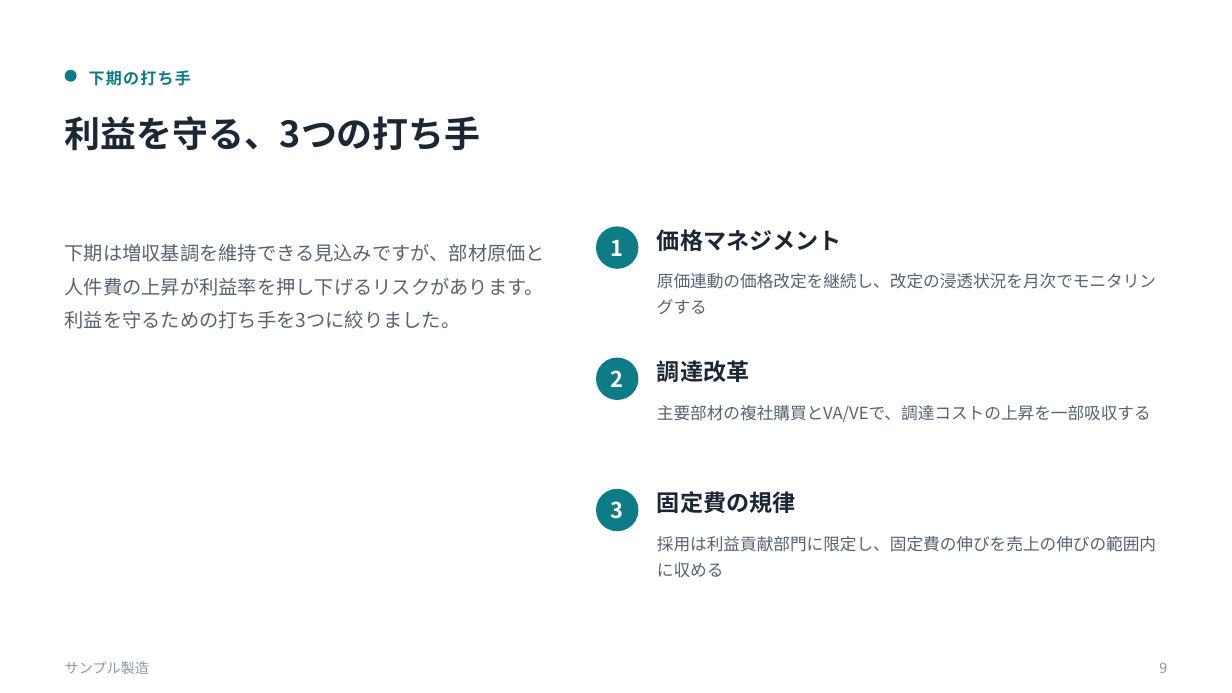
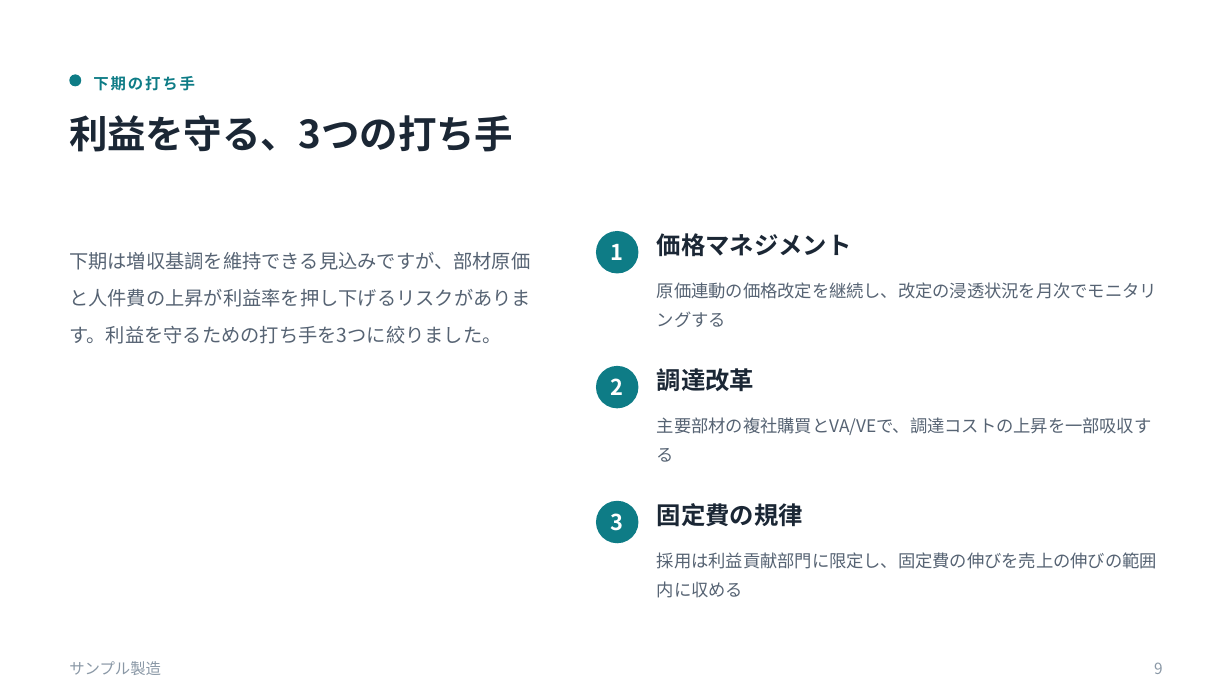
Before and after one commit to daikichi-lab/design-system-plugin, a slide deck: slide 9 of pptx-creation-plugin/examples/financial-analysis/out/deck.pptx. Drawn at 1232x693 pixels with LibreOffice and Linux fonts; fonts in the diff are those of the drawing. Boxes give left, top, right and bottom in pixels: in the first picture for what was removed or moved away, otherwise in the second. Text is boxed around its words. In the diff, an @@ line names an element or a change of style, - is before the commit and + after.

```diff
--- a/pptx-creation-plugin/examples/financial-analysis/out/deck.pptx
+++ b/pptx-creation-plugin/examples/financial-analysis/out/deck.pptx
@@ ellipse: place and size @@
-ellipse at box(65, 70, 77, 82)
+ellipse at box(69, 75, 81, 87)
@@ text "下期の打ち手" at box(93, 76, 195, 91): size 12.5 to 12 pt, letter spacing 1 to 1.5 pt @@
@@ text "利益を守る、3つの打ち手" at box(69, 115, 513, 152): size 28 to 30 pt, letter spacing 0 to -0.2 pt; line spacing 1.12 to 1.08 @@
@@ text "下期は増収基調を維持できる見込みですが、部材原価と人件費の上昇が利益率を押し下げるリスクがあります。利益を守るための打ち ..." at box(69, 252, 531, 344): line spacing 1.45 to 1.6 @@
@@ text "1": place and size @@
-text "1" at box(611, 240, 624, 256)
+text "1" at box(611, 244, 624, 260)
@@ ellipse: place and size @@
-ellipse at box(596, 226, 639, 269)
+ellipse at box(596, 231, 639, 274)
@@ text "原価連動の価格改定を継続し、改定の浸透状況を月次でモニタリングする": place and size @@
-text "原価連動の価格改定を継続し、改定の浸透状況を月次でモニタリングする" at box(657, 273, 1156, 314)
+text "原価連動の価格改定を継続し、改定の浸透状況を月次でモニタリングする" at box(657, 282, 1157, 327)
@@ text "調達改革": place and size @@
-text "調達改革" at box(657, 360, 749, 382)
+text "調達改革" at box(657, 368, 754, 391)
@@ text "主要部材の複社購買とVA/VEで、調達コストの上昇を一部吸収する": place and size @@
-text "主要部材の複社購買とVA/VEで、調達コストの上昇を一部吸収する" at box(657, 405, 1151, 422)
+text "主要部材の複社購買とVA/VEで、調達コストの上昇を一部吸収する" at box(657, 417, 1152, 462)
@@ 2 texts, 2 ellipses: place and size @@
-2 texts, 2 ellipses at box(596, 358, 639, 531)
+2 texts, 2 ellipses at box(596, 366, 639, 543)
@@ size 18 to 19 pt in 3 elements at box(657, 233, 852, 257), box(657, 368, 754, 391), box(657, 503, 803, 527) @@
@@ text "固定費の規律": place and size @@
-text "固定費の規律" at box(657, 491, 796, 513)
+text "固定費の規律" at box(657, 503, 803, 527)
@@ size 13 to 13.5 pt; line spacing 1.3 to 1.4 in 3 elements at box(657, 282, 1157, 327), box(657, 417, 1152, 462), box(657, 552, 1157, 598) @@
@@ text "採用は利益貢献部門に限定し、固定費の伸びを売上の伸びの範囲内に収める": place and size @@
-text "採用は利益貢献部門に限定し、固定費の伸びを売上の伸びの範囲内に収める" at box(657, 536, 1156, 578)
+text "採用は利益貢献部門に限定し、固定費の伸びを売上の伸びの範囲内に収める" at box(657, 552, 1157, 598)
@@ text "サンプル製造" at box(69, 661, 161, 675): size 11 to 12 pt @@
@@ text "9" at box(1154, 662, 1163, 674): size 11 to 12 pt @@
```
Also in this commit, not shown: 9 other slides changed, 25 other files.
